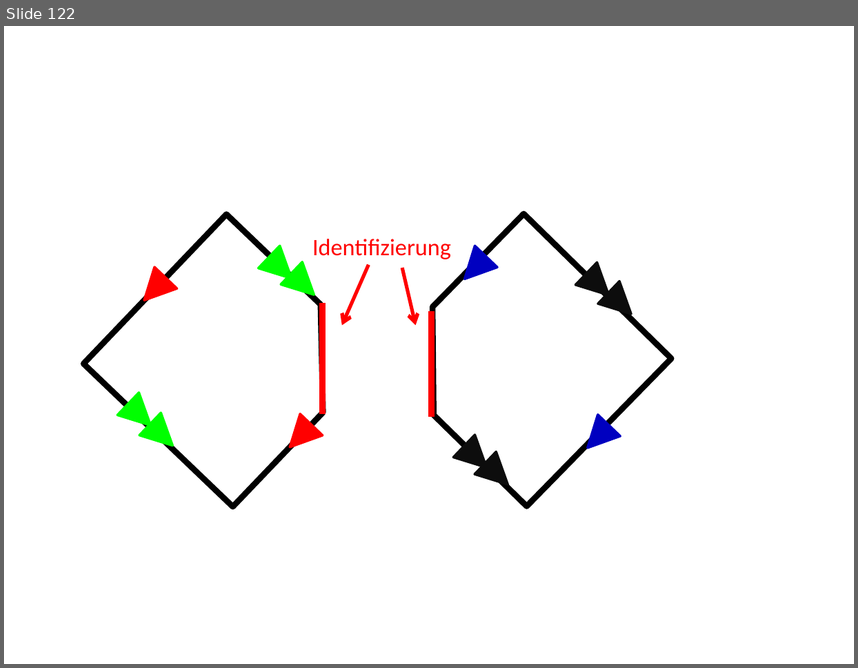
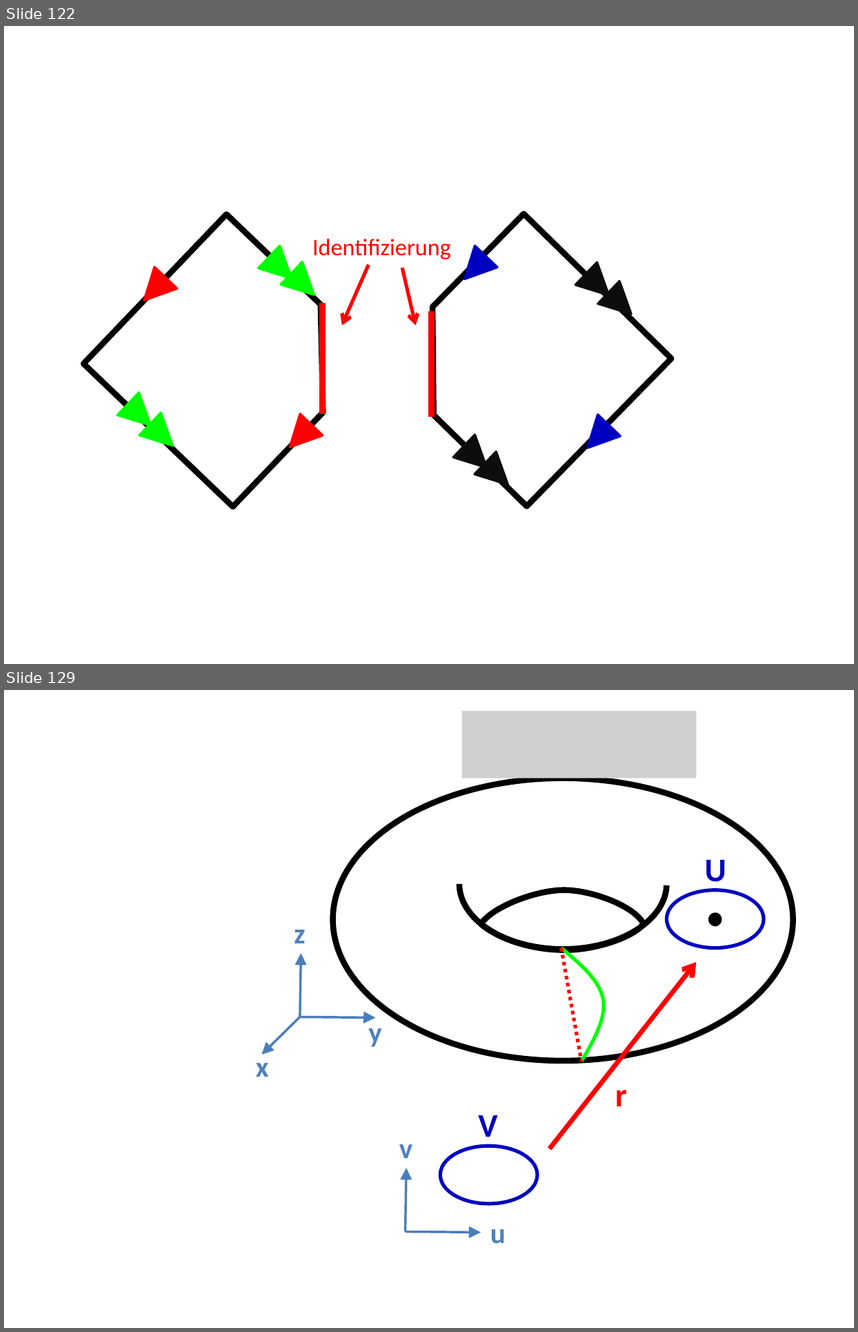
Before and after one commit to lutteropp/GeoTopo, a slide deck: images/Bilder.pptx. Shown one above the other, each under a label of ours: slide 122 before the commit, slides 122 and 129 after it; the slides between them are not shown. The pictures are 858x668 and 858x1332 pixels, drawn with LibreOffice and Linux fonts; fonts in the diff are those of the drawing; grey boxes stand for pictures. Boxes give left, top, right and bottom in pixels: in the first picture for what was removed or moved away, otherwise in the second. Text is boxed around its words. In the diff, an @@ line names an element or a change of style, - is before the commit and + after.

```diff
--- a/images/Bilder.pptx
+++ b/images/Bilder.pptx
@@ slide 129 added at (x1=4, y1=690, x2=854, y2=1328), background #FFFFFF @@
@@ picture added at (x1=462, y1=711, x2=697, y2=778) @@
@@ ellipse added at (x1=333, y1=778, x2=793, y2=1061), outline #000000 5 pt @@
@@ arc (boxed as its full ellipse) added at (x1=459, y1=818, x2=667, y2=949), outline #000000 5 pt @@
@@ text added at (x1=705, y1=860, x2=726, y2=889), 28 pt, text #0000C0, bold @@
+U
@@ freeform shape added at (x1=481, y1=890, x2=644, y2=950), outline #000000 5 pt @@
@@ ellipse added at (x1=667, y1=890, x2=764, y2=947), outline #0000C0 3 pt @@
@@ ellipse added at (x1=708, y1=913, x2=722, y2=926), fill #000000 @@
@@ text added at (x1=294, y1=929, x2=305, y2=943), 24 pt, text #4F81BD, bold @@
+z
@@ arrow added from (300, 1016) to (301, 953), #4B7EBC 2 pt @@
@@ freeform shape added at (x1=562, y1=947, x2=604, y2=1061), outline #00FF00 3 pt @@
@@ line added from (562, 947) to (582, 1061), #FF0000 3 pt dashed @@
@@ arrow added from (550, 1148) to (696, 962), #FF0000 4 pt @@
@@ arrow added from (300, 1016) to (261, 1054), #4B7EBC 2 pt @@
@@ arrow added from (300, 1016) to (375, 1017), #4B7EBC 2 pt @@
@@ text added at (x1=368, y1=1018, x2=381, y2=1047), 24 pt, text #4F81BD, bold @@
+y
@@ text added at (x1=256, y1=1053, x2=269, y2=1076), 24 pt, text #4F81BD, bold @@
+x
@@ text added at (x1=615, y1=1090, x2=627, y2=1106), 28 pt, text #FF0000, bold @@
+r
@@ text added at (x1=478, y1=1115, x2=497, y2=1145), 28 pt, text #0000C0, bold @@
+V
@@ text added at (x1=399, y1=1144, x2=412, y2=1158), 24 pt, text #4F81BD, bold @@
+v
@@ ellipse added at (x1=440, y1=1145, x2=537, y2=1203), outline #0000C0 3 pt @@
@@ arrow added from (406, 1232) to (406, 1167), #4B7EBC 2 pt @@
@@ arrow added from (406, 1232) to (481, 1232), #4B7EBC 2 pt @@
@@ text added at (x1=490, y1=1229, x2=506, y2=1243), 24 pt, text #4F81BD, bold @@
+u
```
Also in this commit, not shown: 11 other slides added, 1 slide removed, 20 other files.
